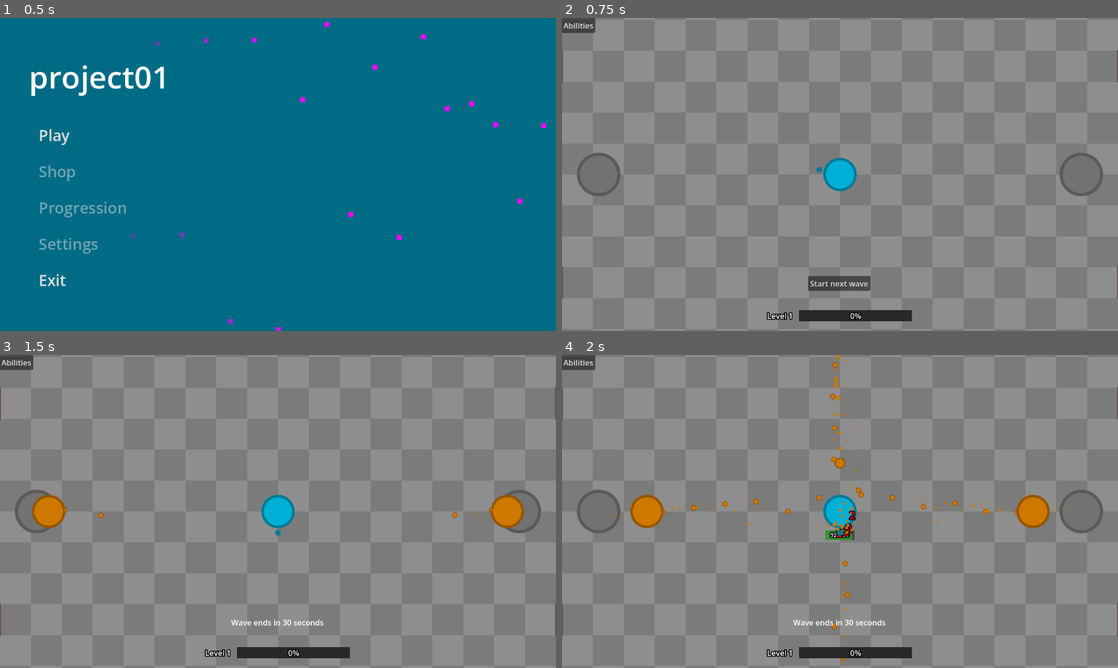
Above: before the commit, frames 1-4 (two rows, left to right).
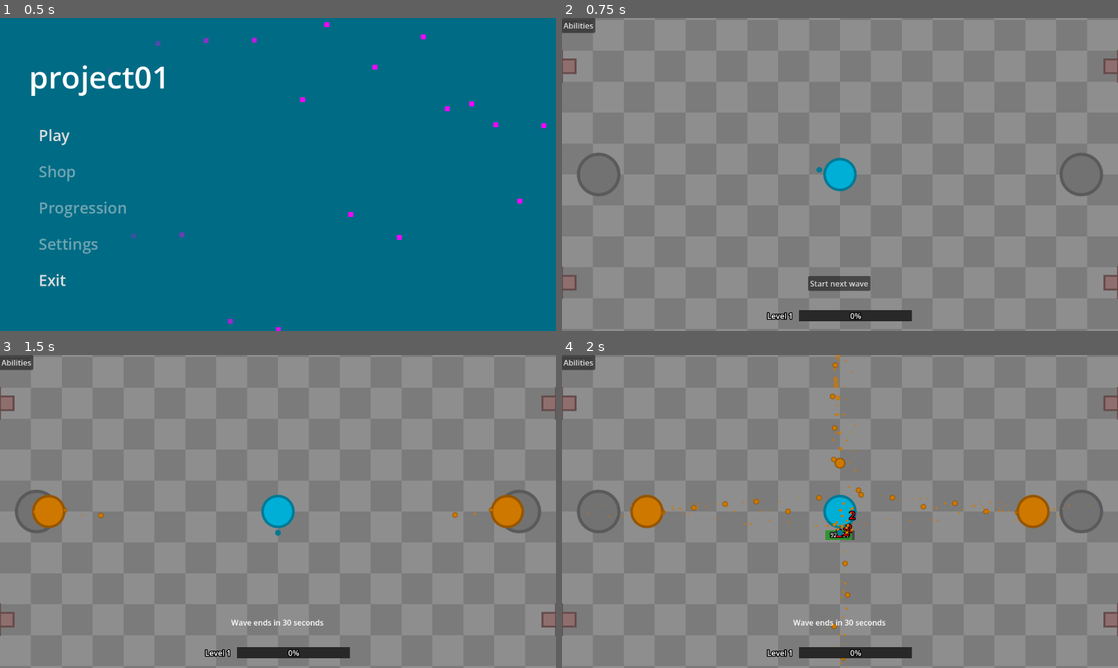
Above: after the commit, the same moments.

Repository: fmachek/geoslayer
Game: Godot game, scene res://scenes/user_interface/main_menu/main_menu.tscn
Same seed, same stepped clock (60 frames per second), same inputs: the game is played once before the commit and once after it.
Inputs:
- Up to frame 1 (0.5 s): no input
- Up to frame 2 (0.75 s): click "Play" at 0.5 s
- Up to frame 3 (1.5 s): click "Start next wave" at 1.25 s
- Up to frame 4 (2 s): no input

Frame 1 is identical in both runs. In frame 2, 0.3% of the frame differs, in the area x 0-100%, y 12-88%; in frame 3, 0.3%; in frame 4, 0.3%.

Commit message:
feat: add muzzle draw script
Add a script to Muzzle which draws a rectangle and move the Muzzle in the turret.tscn scene.

Diff:
--- a/scenes/objects/turrets/turret.tscn
+++ b/scenes/objects/turrets/turret.tscn
@@ -1,11 +1,16 @@
 [gd_scene format=3 uid="uid://n5x4nh7rhf5q"]
 
 [ext_resource type="Script" uid="uid://ssvoogd832ln" path="res://scripts/objects/turrets/turret.gd" id="1_qhbyq"]
+[ext_resource type="Script" uid="uid://bqnqh2vi8xu4w" path="res://scripts/objects/turrets/muzzle.gd" id="2_x1cbx"]
 
 [sub_resource type="RectangleShape2D" id="RectangleShape2D_dm26o"]
 size = Vector2(64, 64)
 
+[sub_resource type="RectangleShape2D" id="RectangleShape2D_qhbyq"]
+size = Vector2(28, 28)
+
 [node name="Turret" type="Node2D" unique_id=1882429743]
+z_index = 1
 script = ExtResource("1_qhbyq")
 
 [node name="Area2D" type="Area2D" parent="." unique_id=728011380]
@@ -15,7 +20,13 @@
 shape = SubResource("RectangleShape2D_dm26o")
 
 [node name="Muzzle" type="Node2D" parent="." unique_id=1564929469]
-position = Vector2(0, -10)
+position = Vector2(0, -46)
+script = ExtResource("2_x1cbx")
+
+[node name="Area2D" type="Area2D" parent="Muzzle" unique_id=1971441437]
+
+[node name="CollisionShape2D" type="CollisionShape2D" parent="Muzzle/Area2D" unique_id=29020706]
+shape = SubResource("RectangleShape2D_qhbyq")
 
 [node name="ShootTimer" type="Timer" parent="." unique_id=1837056880]
 wait_time = 3.0
--- /dev/null
+++ b/scripts/objects/turrets/muzzle.gd
@@ -0,0 +1,8 @@
+class_name Muzzle
+extends Node2D
+
+func _draw():
+	var width = $Area2D/CollisionShape2D.shape.size.x
+	var height = $Area2D/CollisionShape2D.shape.size.y
+	draw_rect(Rect2(-width/2, -height/2, width, height), get_parent().draw_color)
+	draw_rect(Rect2(-width/2, -height/2, width, height), get_parent().outline_color, false, 4)
Not shown, added: scripts/objects/turrets/muzzle.gd.uid
